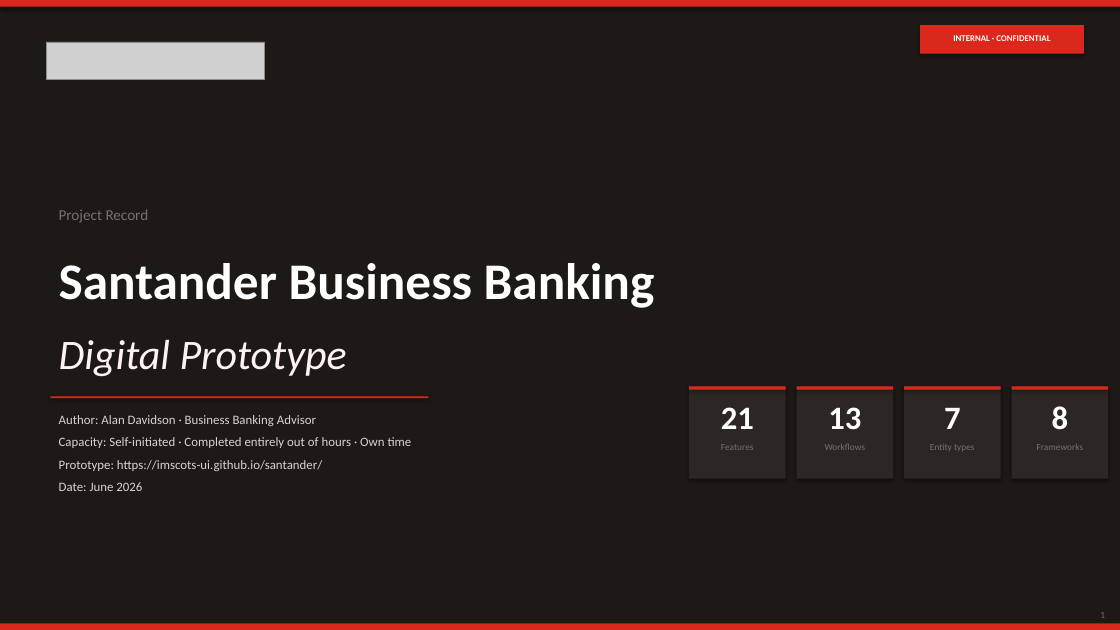
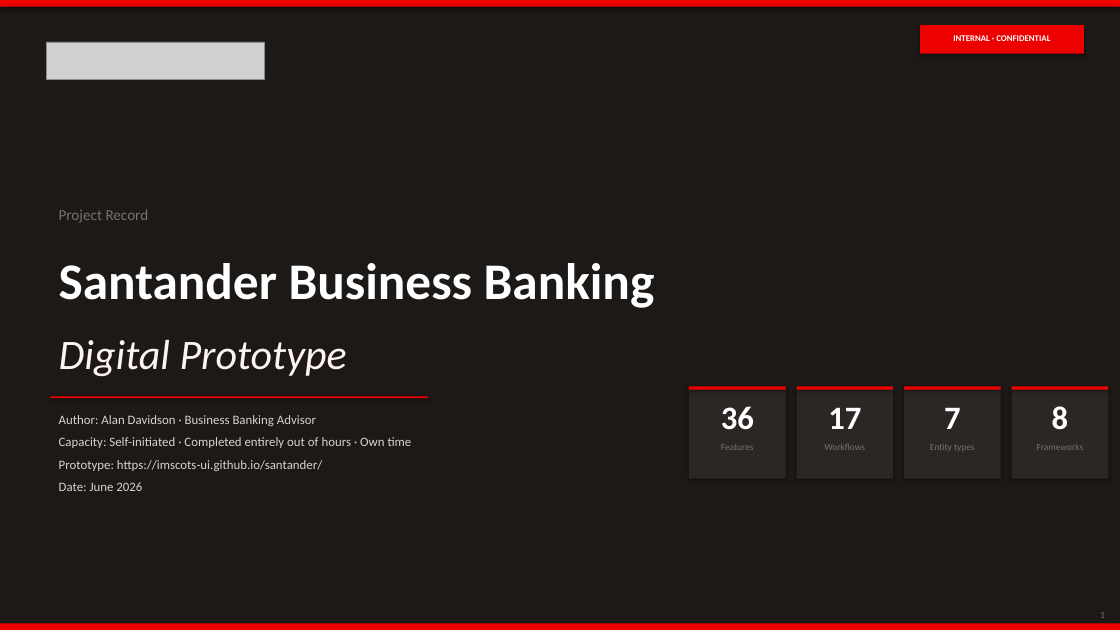
Before and after one commit to imscots-ui/santander, a slide deck: slide 1 of Santander_Project_Record.pptx. Drawn at 1120x630 pixels with LibreOffice and Linux fonts; fonts in the diff are those of the drawing; grey boxes stand for pictures. Boxes give left, top, right and bottom in pixels: in the first picture for what was removed or moved away, otherwise in the second. Text is boxed around its words. In the diff, an @@ line names an element or a change of style, - is before the commit and + after.

```diff
--- a/Santander_Project_Record.pptx
+++ b/Santander_Project_Record.pptx
@@ fill #DA291C to #EC0000 in 8 elements at box(0, 0, 1120, 7), box(0, 623, 1120, 630), box(920, 25, 1084, 54), box(689, 386, 786, 390), box(797, 386, 893, 390), box(904, 386, 1001, 390), box(1012, 386, 1108, 390), box(50, 397, 429, 398) @@
@@ text at box(721, 406, 754, 430): text changed @@
-21
+36
@@ text at box(828, 407, 861, 429): text changed @@
-13
+17
```
Also in this commit, not shown: 13 other slides changed, 33 other files.
